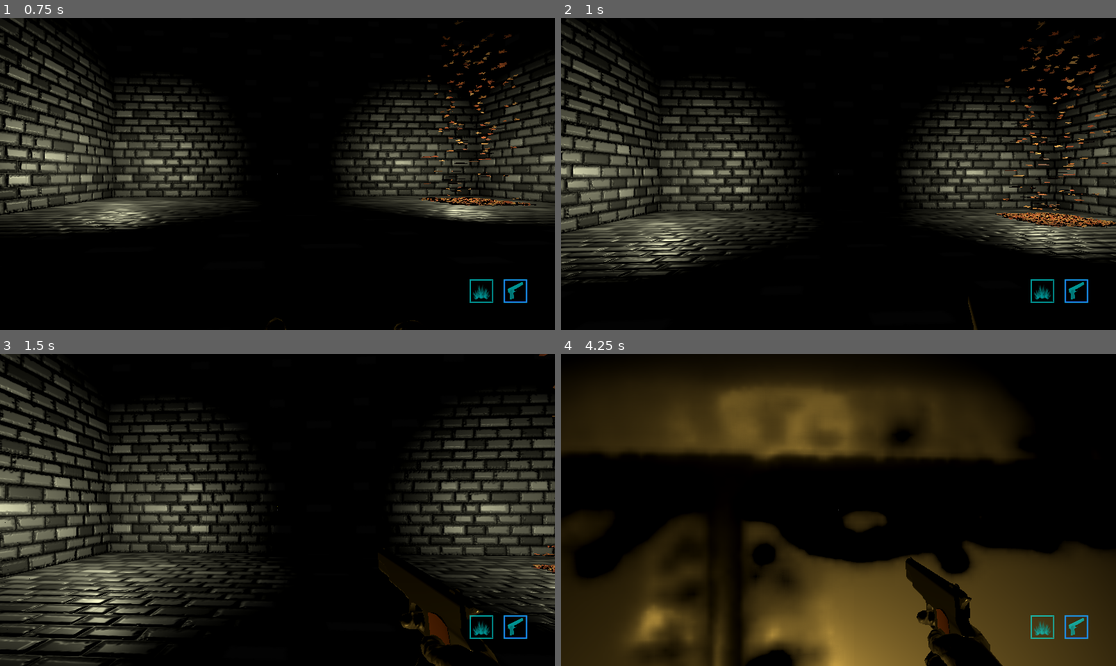
Above: before the commit, frames 1-4 (two rows, left to right).
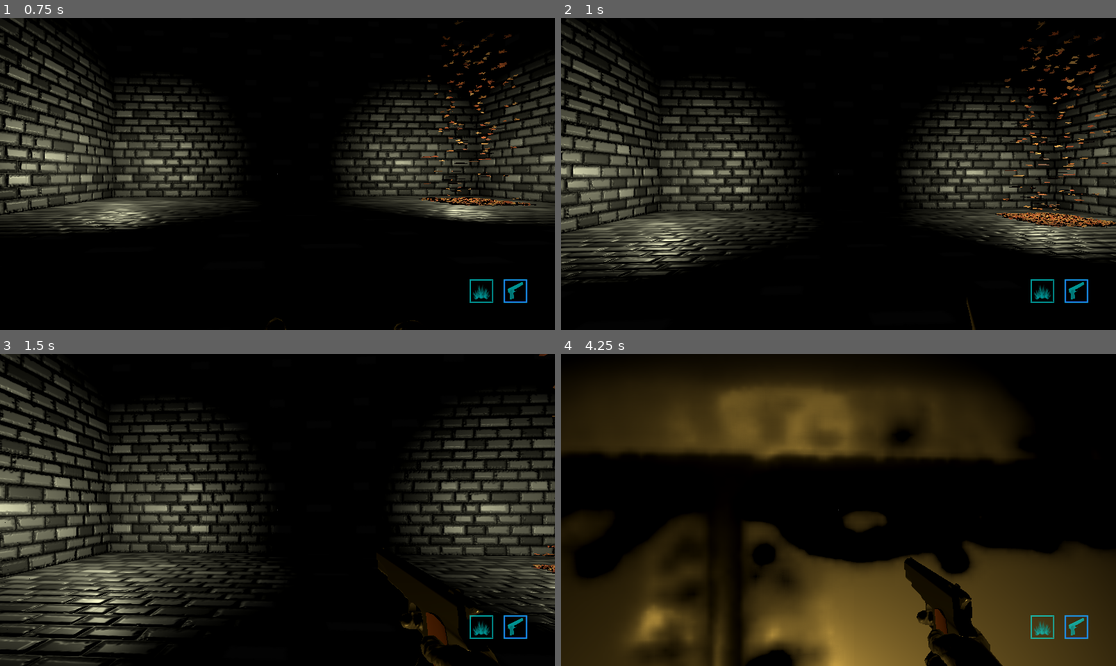
Above: after the commit, the same moments.

Repository: Norodix/SecretCaster
Game: Godot game, scene res://world.tscn
Two runs of this game, one before a commit and one after it. Both use one fixed random seed, a clock stepped at 60 frames per second and the inputs below. The engine's default icon, where the game draws it, is replaced by a stand-in: a white triangle on a blue panel in a dark square.
Inputs (mouse positions are in pixels of both pictures, inside the frame that each line leads up to):
- Up to frame 1 (0.75 s): move the mouse to (305, 174) at 0.52 s; hold W (forwards) from 0.53 s (still down); right-click (305, 174) at 0.6 s
- Up to frame 2 (1 s): keep holding W (forwards); tap Space (jump) at 0.77 s
- Up to frame 3 (1.5 s): keep holding W (forwards); move the mouse to (249, 510) at 1.27 s; click (249, 510) at 1.35 s
- Up to frame 4 (4.25 s): keep holding W (forwards); tap Space (jump) at 1.52, 3.02, 3.77 s; move the mouse to (849, 503) at 2.02 s; right-click (849, 503) at 2.1 s; move the mouse to (832, 516) at 2.77 s; click (832, 516) at 2.85 s; move the mouse to (877, 513) at 3.52 s; right-click (877, 513) at 3.6 s; tap R (reload) at 4.15 s

Frame 1 is identical in both runs. In frame 2, less than 0.1% of the frame differs, in the area x 73-75%, y 90-100%; in frame 3, 0.1%; in frame 4, 0.2%, in the area x 61-75%, y 65-92%.

Commit message:
Colt tweak, etc
Colt muzzle light tweak,
Tracer tweak,
HUD_Feedback_Damage rotated 45 deg.

Diff:
--- a/src/Colt/TrailRender.tscn
+++ b/src/Colt/TrailRender.tscn
@@ -12,7 +12,7 @@
 [sub_resource type="StandardMaterial3D" id="StandardMaterial3D_xlfo7"]
 cull_mode = 2
 shading_mode = 0
-albedo_color = Color(1, 1, 0, 1)
+albedo_color = Color(0.980354, 0.988052, 0.593911, 1)
 albedo_texture = SubResource("GradientTexture1D_kx8c8")
 
 [sub_resource type="ImmediateMesh" id="ImmediateMesh_hq2dv"]
--- a/src/Colt/colt.tscn
+++ b/src/Colt/colt.tscn
@@ -417,13 +417,13 @@
 [node name="colt" type="Node3D"]
 
 [node name="slide" type="MeshInstance3D" parent="."]
-transform = Transform3D(10, 0, 0, 0, -1.19209e-06, 10, 0, -10, -1.19209e-06, 0, 0, 0)
+transform = Transform3D(13, 0, 0, 0, -4.37114e-07, 10, 0, -10, -4.37114e-07, 0, 0, 0)
 mesh = SubResource("ArrayMesh_hlyhj")
 skeleton = NodePath("")
 surface_material_override/0 = SubResource("StandardMaterial3D_e06tb")
 
 [node name="Cube_001" type="MeshInstance3D" parent="."]
-transform = Transform3D(10, 0, 0, 0, -1.19209e-06, 10, 0, -10, -1.19209e-06, 0, 0, 0)
+transform = Transform3D(13, 0, 0, 0, -4.37114e-07, 10, 0, -10, -4.37114e-07, 0, 0, 0)
 mesh = SubResource("ArrayMesh_4hbb1")
 skeleton = NodePath("")
 surface_material_override/0 = SubResource("StandardMaterial3D_tvnaq")
@@ -435,13 +435,13 @@
 surface_material_override/0 = SubResource("StandardMaterial3D_e06tb")
 
 [node name="Cube_003" type="MeshInstance3D" parent="."]
-transform = Transform3D(10, 0, 0, 0, -1.19209e-06, 10, 0, -10, -1.19209e-06, 0, 0, 0)
+transform = Transform3D(13, 0, 0, 0, -4.37114e-07, 10, 0, -10, -4.37114e-07, 0, 0, 0)
 mesh = SubResource("ArrayMesh_p5w2y")
 skeleton = NodePath("")
 surface_material_override/0 = SubResource("StandardMaterial3D_kxs6w")
 
 [node name="Cube_004" type="MeshInstance3D" parent="."]
-transform = Transform3D(10, 0, 0, 0, -1.19209e-06, 10, 0, -10, -1.19209e-06, 0, 0, 0)
+transform = Transform3D(13, 0, 0, 0, -4.37114e-07, 10, 0, -10, -4.37114e-07, 0, 0, 0)
 mesh = SubResource("ArrayMesh_6vs6l")
 skeleton = NodePath("")
 surface_material_override/0 = SubResource("StandardMaterial3D_ixpo4")
@@ -477,5 +477,7 @@
 transform = Transform3D(1, 0, 0, 0, 1, 0, 0, 0, 1, 0, 0.0686209, 0.132468)
 visible = false
 light_color = Color(0.96167, 0.897709, 0.638196, 1)
+light_energy = 2.0
 light_size = 0.05
-omni_range = 1.0
+omni_range = 30.0
+omni_attenuation = 2.0
--- a/src/Colt/trail_render.gd
+++ b/src/Colt/trail_render.gd
@@ -1,6 +1,6 @@
 extends MeshInstance3D
 
-var speed = 150
+var speed = 300
 var start = Vector3.ZERO # start in global space
 var end = Vector3.ZERO # end in global space
 const thickness = 0.05
--- a/src/Spells/Fireball/Flame_Plane_Shader.tres
+++ b/src/Spells/Fireball/Flame_Plane_Shader.tres
@@ -132,7 +132,6 @@
 
 }
 "
-graph_offset = Vector2(-1126.62, -28.7668)
 flags/unshaded = true
 flags/shadows_disabled = true
 nodes/vertex/2/node = SubResource("VisualShaderNodeBillboard_owhwu")
--- a/src/player.tscn
+++ b/src/player.tscn
@@ -60,7 +60,7 @@
 one_shot = true
 
 [node name="Pistol_Shoot_Cooldown" type="Timer" parent="."]
-wait_time = 0.3
+wait_time = 0.35
 one_shot = true
 
 [node name="Pistol_Reload_Cooldown" type="Timer" parent="."]
Not shown: 1 places in src/Colt/TrailRender.tscn that only renumber resources
Binary file changed: src/Textures/HUD/HUD_Feedback_Damage.png
Not shown: 1 places in src/player.tscn that only renumber resources
